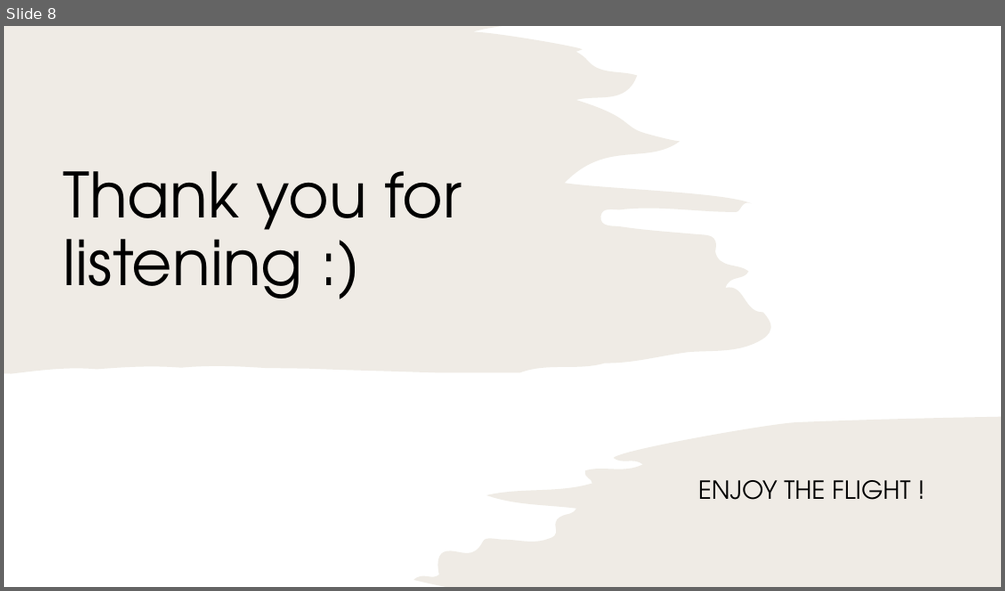
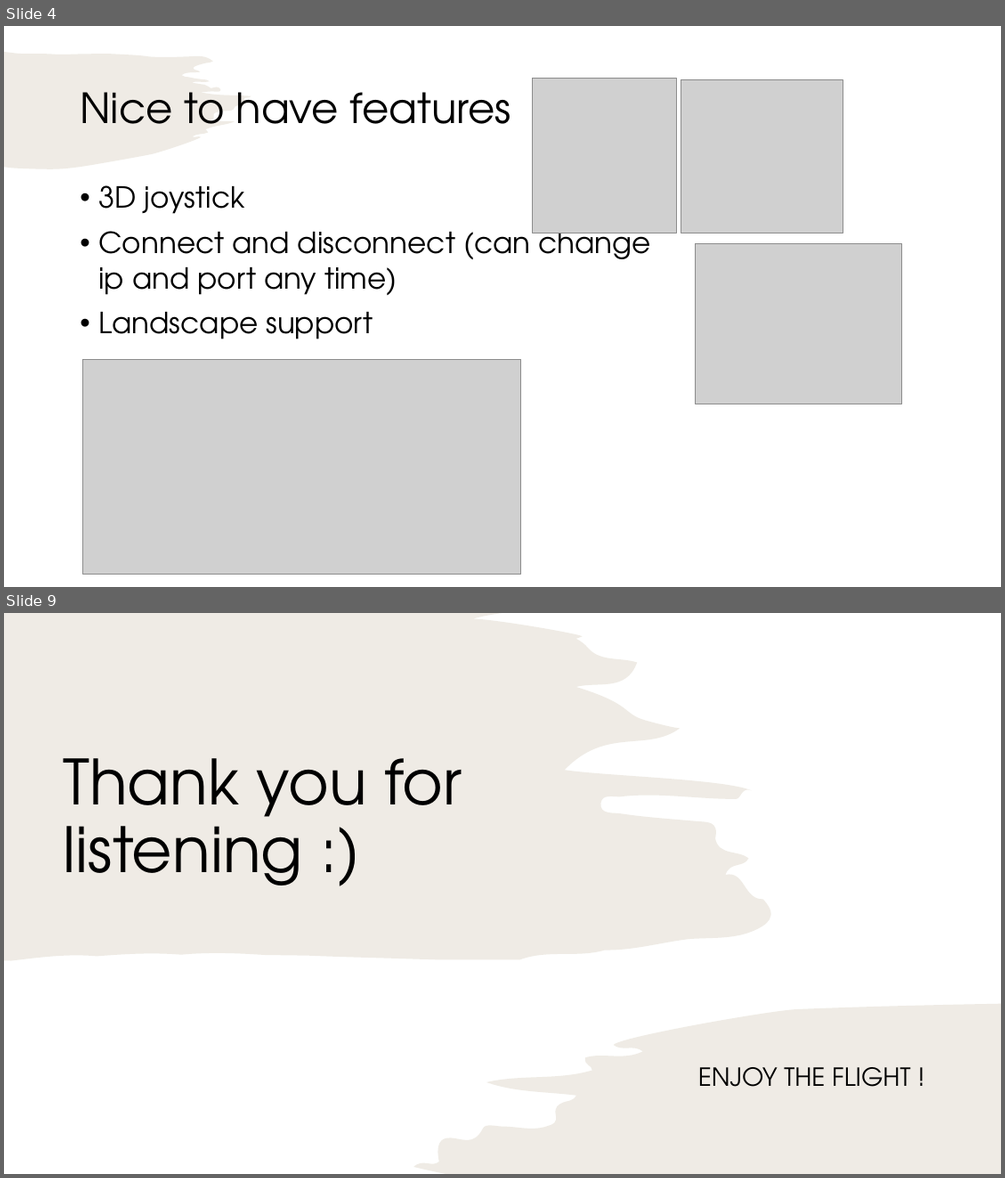
Before and after one commit to itayYaakov/FlightControllerAndroid, a slide deck: DesignExplanation/presentation.pptx. Shown one above the other, each under a label of ours: slide 8 before the commit, slides 4 and 9 after it; the slides between them are not shown. The pictures are 1005x591 and 1005x1178 pixels, drawn with LibreOffice and Linux fonts; fonts in the diff are those of the drawing; grey boxes stand for pictures. Boxes give left, top, right and bottom in pixels: in the first picture for what was removed or moved away, otherwise in the second. Text is boxed around its words. In the diff, an @@ line names an element or a change of style, - is before the commit and + after.

```diff
--- a/DesignExplanation/presentation.pptx
+++ b/DesignExplanation/presentation.pptx
@@ slide 4 added at bbox=[4, 26, 1001, 587], background #FFFFFF @@
@@ freeform shape added at bbox=[4, 52, 251, 168], fill #AF9F7F at 20% opacity @@
@@ picture added at bbox=[532, 79, 677, 232] @@
@@ title added at bbox=[80, 92, 511, 124], 40 pt, text #000000 @@
+Nice to have features
@@ picture added at bbox=[680, 79, 842, 232] @@
@@ text added at bbox=[98, 185, 650, 339], 28 pt, text #000000 @@
+• 3D joystick
+• Connect and disconnect (can change ip and port any time)
+• Landscape support
@@ rectangle added at bbox=[688, 176, 944, 206], outline #FFFFFF 0.75 pt @@
@@ picture added at bbox=[695, 244, 901, 402] @@
@@ picture added at bbox=[82, 360, 521, 574] @@
@@ what was slide 8 is now slide 9 @@
```
Also in this commit, not shown: 6 slides changed, 2 other files.
